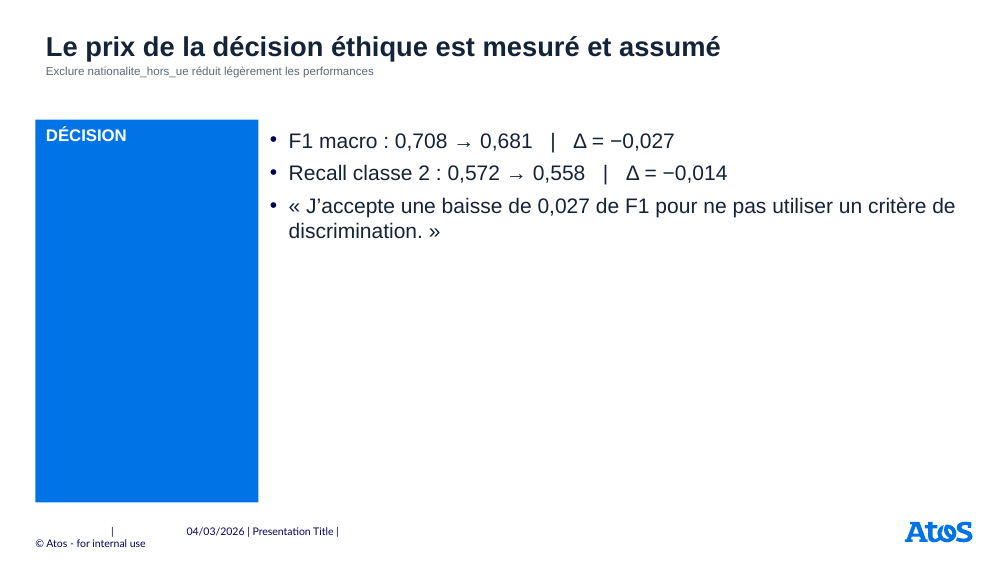
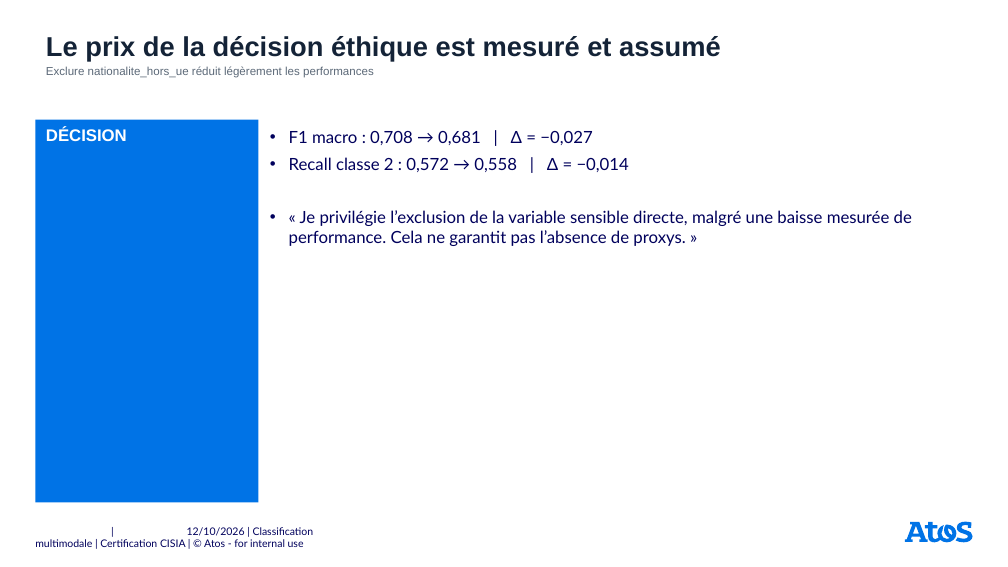
Before and after one commit to userZku/multimodal-classification, a slide deck: slide 9 of reports/soutenance/presentation-certification-atos.pptx. Drawn at 1008x567 pixels with LibreOffice and Linux fonts; fonts in the diff are those of the drawing. Boxes give left, top, right and bottom in pixels: in the first picture for what was removed or moved away, otherwise in the second. Text is boxed around its words. In the diff, an @@ line names an element or a change of style, - is before the commit and + after.

```diff
--- a/reports/soutenance/presentation-certification-atos.pptx
+++ b/reports/soutenance/presentation-certification-atos.pptx
@@ text at <box>289,131,629,172</box>: size 20 to 16 pt, font Arial to Lato, text colour #142337 to #00005C in "F1 macro : 0,708 → 0,681 | ...", "Recall classe 2 : 0,572 → 0,558 ..."; less space between paragraphs @@
@@ text at <box>289,210,912,246</box>: text changed; size 20 to 16 pt; font Arial to Lato; text colour #142337 to #00005C @@
-• « J’accepte une baisse de 0,027 de F1 pour ne pas utiliser un critère de discrimination. »
+• « Je privilégie l’exclusion de la variable sensible directe, malgré une baisse mesurée de performance. Cela ne garantit pas l’absence de proxys. »
@@ text at <box>35,527,314,547</box>: text changed @@
-| 04/03/2026 | Presentation Title | © Atos - for internal use
+| 12/10/2026 | Classification multimodale | Certification CISIA | © Atos - for internal use
```
Also in this commit, not shown: 17 other slides changed, 4 slides added, 3 slides removed, 4 other files.
